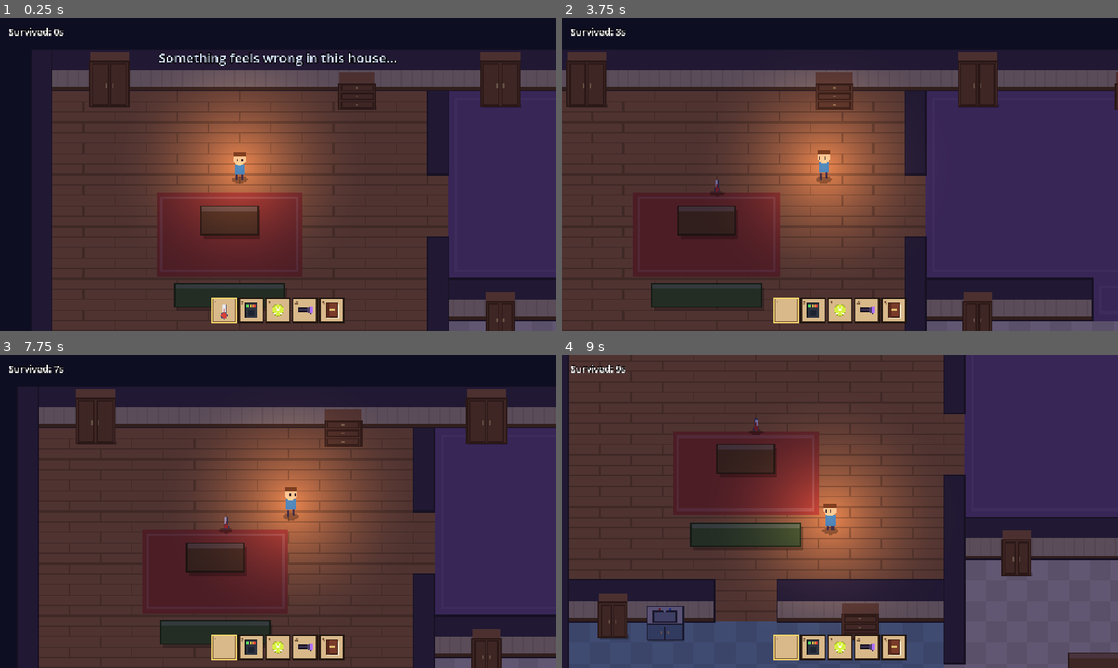
Above: before the commit, frames 1-4 (two rows, left to right).
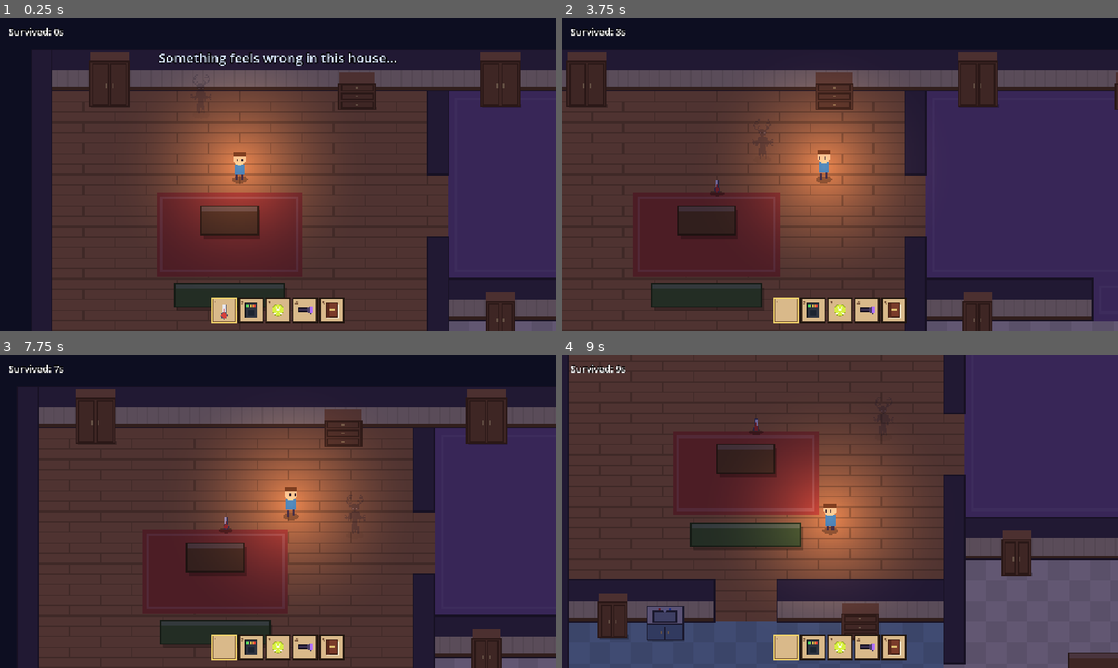
Above: after the commit, the same moments.

Repository: CaraHamilton/ghosthunt
Game: Godot game, scene res://scenes/main.tscn
The game is run twice, just before and just after one commit, with the same random seed, the same clock (stepped at 60 frames per second) and the same inputs.
Inputs (mouse positions are in pixels of both pictures, inside the frame that each line leads up to):
- Up to frame 1 (0.25 s): no input
- Up to frame 2 (3.75 s): tap Enter at 0.5 s; move the mouse to (962, 158) at 0.52 s; hold D (move_right) 0.53-1.28 s; hold Q (drop_item) 0.53-1.28 s; move the mouse to (728, 190) at 1.27 s; hold S (move_down) 1.28-2.03 s; tap E (interact) at 1.35 s; move the mouse to (895, 105) at 2.02 s; hold D (move_right) 2.03-2.78 s; hold Mouse wheel down (next_tool) 2.03-2.78 s; move the mouse to (812, 237) at 2.77 s; hold W (move_up) 2.78-3.53 s; tap Mouse wheel up (prev_tool) at 2.85 s; move the mouse to (1006, 221) at 3.52 s; hold A (move_left) from 3.53 s (still down); hold Shift (run) from 3.53 s (still down)
- Up to frame 3 (7.75 s): move the mouse to (111, 464) at 4.27 s; release Shift (run) at 4.28 s; tap F (use_tool) at 4.35 s; move the mouse to (305, 511) at 5.02 s; release A (move_left) at 5.03 s; hold S (move_down) 5.03-5.78 s; hold Q (drop_item) 5.03-5.78 s; move the mouse to (194, 433) at 5.77 s; hold D (move_right) 5.78-6.53 s; tap E (interact) at 5.85 s; move the mouse to (400, 495) at 6.52 s; hold W (move_up) 6.53-7.28 s; hold Mouse wheel down (next_tool) 6.53-7.28 s; move the mouse to (166, 527) at 7.27 s; hold D (move_right) from 7.28 s (still down); tap Mouse wheel up (prev_tool) at 7.35 s
- Up to frame 4 (9 s): move the mouse to (895, 442) at 8.02 s; release D (move_right) at 8.03 s; hold S (move_down) 8.03-8.78 s; hold Shift (run) 8.03-8.78 s; move the mouse to (812, 574) at 8.77 s; hold A (move_left) from 8.78 s (still down); tap F (use_tool) at 8.85 s

The runs differ from the first frame. In frame 1, less than 0.1% of the frame differs, in the area x 35-37%, y 22-31%; in frame 2, less than 0.1%; in frame 3, less than 0.1%, in the area x 62-65%, y 44-58%; in frame 4, less than 0.1%.

Commit message:
adds ghost sprite

Diff:
--- a/scenes/ghost.tscn
+++ b/scenes/ghost.tscn
@@ -1,15 +1,56 @@
-[gd_scene format=3]
+[gd_scene format=3 uid="uid://mnilp7or1via"]
 
-[ext_resource type="Script" path="res://scripts/ghost.gd" id="1_ghost"]
+[ext_resource type="Script" uid="uid://c3m5mnb6fukyl" path="res://scripts/ghost.gd" id="1_ghost"]
+[ext_resource type="Texture2D" uid="uid://dxx50umpf2fru" path="res://art/ghost.png" id="2_l5lq6"]
 
 [sub_resource type="CircleShape2D" id="CircleShape2D_ghost"]
 radius = 4.0
 
-[node name="Ghost" type="CharacterBody2D"]
+[sub_resource type="AtlasTexture" id="AtlasTexture_bbnym"]
+atlas = ExtResource("2_l5lq6")
+region = Rect2(0, 0, 16, 32)
+
+[sub_resource type="AtlasTexture" id="AtlasTexture_veat2"]
+atlas = ExtResource("2_l5lq6")
+region = Rect2(16, 0, 16, 32)
+
+[sub_resource type="AtlasTexture" id="AtlasTexture_5mfnq"]
+atlas = ExtResource("2_l5lq6")
+region = Rect2(32, 0, 16, 32)
+
+[sub_resource type="AtlasTexture" id="AtlasTexture_lv6vd"]
+atlas = ExtResource("2_l5lq6")
+region = Rect2(48, 0, 16, 32)
+
+[sub_resource type="SpriteFrames" id="SpriteFrames_74kp6"]
+animations = [{
+"frames": [{
+"duration": 1.0,
+"texture": SubResource("AtlasTexture_bbnym")
+}, {
+"duration": 1.0,
+"texture": SubResource("AtlasTexture_veat2")
+}, {
+"duration": 1.0,
+"texture": SubResource("AtlasTexture_5mfnq")
+}, {
+"duration": 1.0,
+"texture": SubResource("AtlasTexture_lv6vd")
+}],
+"loop": 1,
+"name": &"float",
+"speed": 5.0
+}]
+
+[node name="Ghost" type="CharacterBody2D" unique_id=311754552]
 collision_layer = 0
-collision_mask = 1
 motion_mode = 1
 script = ExtResource("1_ghost")
 
-[node name="CollisionShape2D" type="CollisionShape2D" parent="."]
+[node name="CollisionShape2D" type="CollisionShape2D" parent="." unique_id=649594747]
 shape = SubResource("CircleShape2D_ghost")
+
+[node name="Sprite" type="AnimatedSprite2D" parent="." unique_id=725816329]
+position = Vector2(0, -16)
+sprite_frames = SubResource("SpriteFrames_74kp6")
+animation = &"float"
--- a/scenes/main.tscn
+++ b/scenes/main.tscn
@@ -11,6 +11,7 @@
 
 [node name="Main" type="Node2D" unique_id=18073823]
 script = ExtResource("1_game")
+debug_show_ghost = true
 
 [node name="House" type="Node2D" parent="." unique_id=1919625698]
 script = ExtResource("2_house")
@@ -143,7 +144,7 @@
 theme_override_font_sizes/font_size = 34
 horizontal_alignment = 1
 
-[node name="JournalPanel" parent="HUD" instance=ExtResource("8_journal")]
+[node name="JournalPanel" parent="HUD" unique_id=131208325 instance=ExtResource("8_journal")]
 
 [node name="GameOver" type="Control" parent="HUD" unique_id=1744127591]
 layout_mode = 3
--- a/scripts/ghost.gd
+++ b/scripts/ghost.gd
@@ -340,34 +340,8 @@
 # --- Placeholder art ------------------------------------------------------
 
 func _draw() -> void:
-	var bob := sin(_t * 3.0) * 2.0
-	var body := Color(0.92, 0.95, 1.0)
-	var center := Vector2(0, -12 + bob)  # float above the floor point
 
 	# Faint shadow on the floor
 	draw_set_transform(Vector2.ZERO, 0.0, Vector2(1.0, 0.4))
 	draw_circle(Vector2.ZERO, 7.0, Color(0, 0, 0, 0.2))
 	draw_set_transform(Vector2.ZERO)
-
-	# Round head + body
-	draw_circle(center + Vector2(0, -4), 9.0, body)
-	draw_rect(Rect2(center + Vector2(-9, -4), Vector2(18, 10)), body)
-	# Wavy tail
-	var pts := PackedVector2Array()
-	for i in 7:
-		var x := -9.0 + i * 3.0
-		var y := 6.0 + (2.5 if i % 2 == 0 else 0.0) + sin(_t * 6.0 + i) * 1.0
-		pts.append(center + Vector2(x, y))
-	pts.append(center + Vector2(9, 5))
-	pts.append(center + Vector2(-9, 5))
-	draw_colored_polygon(pts, body)
-
-	# Eyes and mouth - angrier while chasing
-	var eye := Color("1b1530")
-	if state == State.CHASING:
-		draw_rect(Rect2(center + Vector2(-5, -6), Vector2(3, 4)), eye)
-		draw_rect(Rect2(center + Vector2(2, -6), Vector2(3, 4)), eye)
-		draw_circle(center + Vector2(0, 1), 2.5, eye)
-	else:
-		draw_rect(Rect2(center + Vector2(-5, -5), Vector2(3, 2)), eye)
-		draw_rect(Rect2(center + Vector2(2, -5), Vector2(3, 2)), eye)
Binary file added: art/ghost.aseprite
Binary file added: art/ghost.png
Not shown, added: art/ghost.png.import
